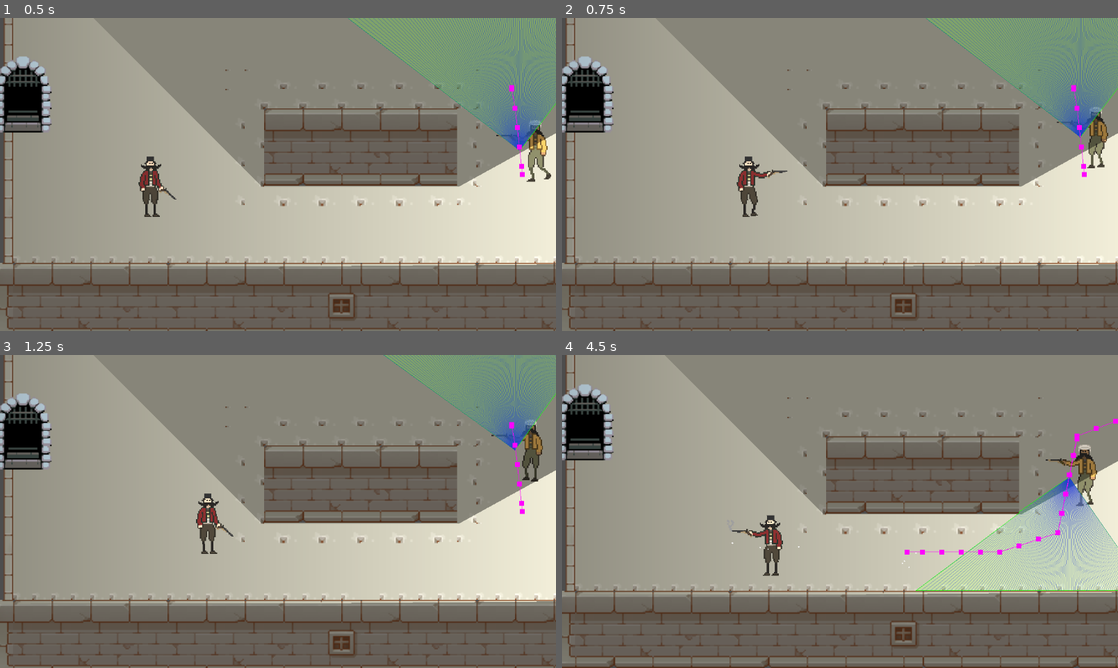
Above: before the commit, frames 1-4 (two rows, left to right).
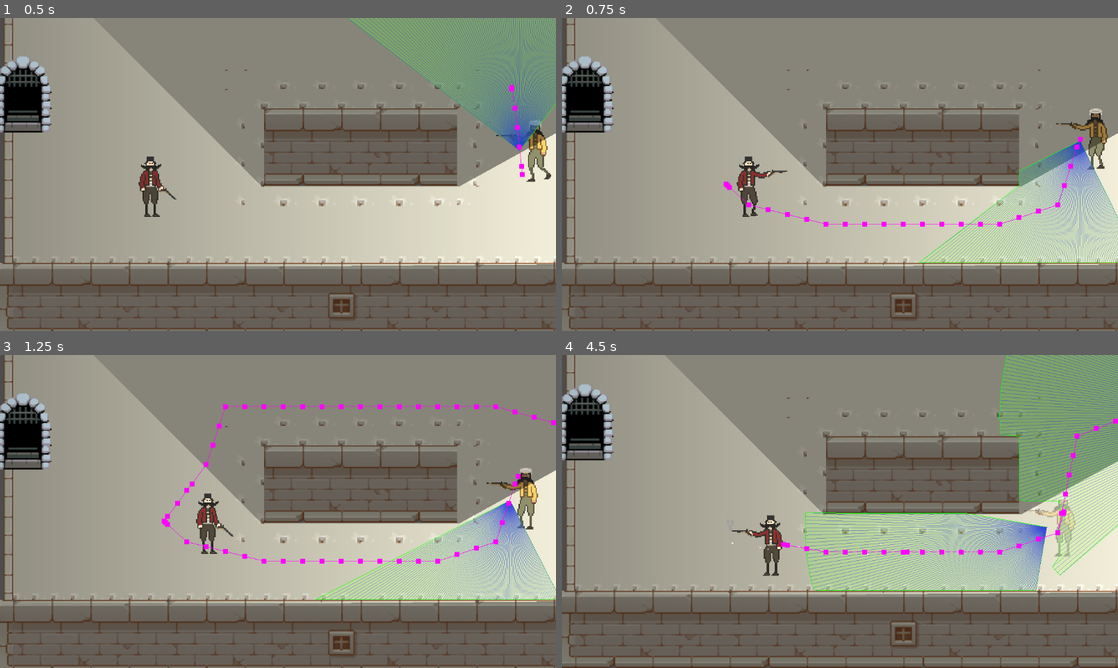
Above: after the commit, the same moments.

Repository: Vikara-Industries/HajdukUprising
Game: Godot game, scene res://scenes/test_level.tscn
The game is run twice, just before and just after one commit, with the same random seed, the same clock (stepped at 60 frames per second) and the same inputs. Sound files missing from this copy of the repository are replaced by a short silence.
Inputs (mouse positions are in pixels of both pictures, inside the frame that each line leads up to):
- Up to frame 1 (0.5 s): no input
- Up to frame 2 (0.75 s): tap Enter at 0.5 s; move the mouse to (962, 158) at 0.52 s; hold D (Right) from 0.53 s (still down); hold Shift (Run) from 0.53 s (still down)
- Up to frame 3 (1.25 s): keep holding D (Right); keep holding Shift (Run)
- Up to frame 4 (4.5 s): move the mouse to (728, 527) at 1.27 s; release D (Right) at 1.28 s; release Shift (Run) at 1.28 s; hold S (Down) 1.28-2.03 s; right-click (728, 527) at 1.35 s; tap Shift (Run) at 1.55, 2.85, 4.35 s; move the mouse to (895, 442) at 2.02 s; hold D (Right) 2.03-2.78 s; hold Shift (Run) 2.03-2.78 s; tap E (Interact) at 2.1 s; move the mouse to (812, 574) at 2.77 s; hold W (Up) 2.78-3.53 s; move the mouse to (1006, 558) at 3.52 s; hold Shift (Run) 3.53-4.28 s; hold A (Left) from 3.53 s (still down); tap Space (Shoot) at 3.6 s; move the mouse to (673, 464) at 4.27 s

Frame 1 is identical in both runs. In frame 2, 13% of the frame differs, in the area x 29-100%, y 0-79%; in frame 3, 11%; in frame 4, 17%, in the area x 39-100%, y 0-76%.

Commit message:
Running npise works

Diff:
--- a/scenes/player.tscn
+++ b/scenes/player.tscn
@@ -32,7 +32,6 @@
 [ext_resource type="Texture2D" uid="uid://qdv4v0axln6f" path="res://sprites/hajduk/Shoot 5.png" id="24_mv1je"]
 [ext_resource type="Texture2D" uid="uid://d4bsleyle0jcq" path="res://sprites/hajduk/Walk 6.png" id="24_rstvc"]
 [ext_resource type="PackedScene" uid="uid://dtu4ayjg1u5f4" path="res://scenes/gun.tscn" id="31_npy5m"]
-[ext_resource type="Texture2D" uid="uid://d3qhtgf37j60o" path="res://sprites/interactables/prompt.png" id="32_1pxfi"]
 [ext_resource type="Script" path="res://scenes/Playersprite.gd" id="32_75s14"]
 [ext_resource type="Script" path="res://scenes/playerSound.gd" id="35_tnfst"]
 [ext_resource type="AudioStream" uid="uid://56dqskisgicn" path="res://sounds/footsteps-boots-101657.mp3" id="36_gn5b1"]
@@ -189,7 +188,6 @@
 visible = false
 position = Vector2(-1, -48)
 scale = Vector2(0.54, 0.54)
-texture = ExtResource("32_1pxfi")
 
 [node name="NavigationAgent2D" type="NavigationAgent2D" parent="."]
 
@@ -206,7 +204,8 @@
 [node name="running" type="AudioStreamPlayer2D" parent="sound"]
 stream = ExtResource("36_gn5b1")
 
-[connection signal="_running" from="." to="sound" method="_on_player__running"]
+[connection signal="started_running" from="." to="sound" method="_on_player_started_running"]
+[connection signal="stopped_running" from="." to="sound" method="_on_player_stopped_running"]
 [connection signal="animation_finished" from="sprite" to="." method="_on_sprite_animation_finished"]
 [connection signal="timeout" from="DeathTimer" to="." method="_on_death_timer_timeout"]
-[connection signal="finished" from="sound/running" to="sound" method="_on_running_finished"]
+[connection signal="finished" from="sound/running" to="sound" method="_on_player_started_running"]
--- a/scenes/playerSound.gd
+++ b/scenes/playerSound.gd
@@ -5,10 +5,10 @@
 
 
 
-func _on_player__running():
+func _on_player_started_running():
 	running.play()
+	get_parent().makeSound()
 
 
-func _on_running_finished():
-	if get_parent().velocity.length() >= 150:
-		running.play()
+func _on_player_stopped_running():
+	running.stop()
--- a/scripts/player.gd
+++ b/scripts/player.gd
@@ -22,8 +22,11 @@
 var running = false
 var running_mod = 1.5
 var running_velocity = SPEED * running_mod
+var previousVelocity = 0
+
 signal interact_pressed
-signal _running
+signal started_running
+signal stopped_running
 
 func try_interact():
 	if(interactIndicator.visible):
@@ -55,13 +58,20 @@
 			velocity = Vector2(directionX, directionY) * SPEED
 			if running:
 				velocity = Vector2(directionX, directionY) * SPEED *running_mod
-
+				velocity = velocity.limit_length(running_velocity)
 		else:
 			velocity.x = move_toward(velocity.x, 0, SPEED)
 			velocity.y = move_toward(velocity.y, 0, SPEED)
 			if Input.is_action_pressed("Aim"):
 				aiming = true
 
+		if velocity.length() != previousVelocity:
+			if velocity.length() >= running_velocity:
+				print(velocity.length())
+				emit_signal("started_running")
+			else:
+				emit_signal("stopped_running")
+			previousVelocity = velocity.length()
 		if Input.is_action_just_pressed("Interact"):
 			try_interact()
 
@@ -108,9 +118,6 @@
 
 func _on_death_timer_timeout():
 	dead = false
-func _unhandled_key_input(event):
-	if event.is_action_pressed("Run"):
-		emit_signal("_running")
 
 func _on_sprite_animation_finished():
 	if shooting:
--- a/soundEntety.tscn
+++ b/soundEntety.tscn
@@ -1,6 +1,7 @@
-[gd_scene load_steps=3 format=3 uid="uid://crtwhmn2lqqg0"]
+[gd_scene load_steps=4 format=3 uid="uid://crtwhmn2lqqg0"]
 
 [ext_resource type="Script" path="res://soundEntety.gd" id="1_sp08o"]
+[ext_resource type="Texture2D" uid="uid://d3qhtgf37j60o" path="res://sprites/interactables/prompt.png" id="2_2ffkt"]
 
 [sub_resource type="RectangleShape2D" id="RectangleShape2D_us40f"]
 size = Vector2(36, 32)
@@ -19,4 +20,11 @@
 one_shot = true
 autostart = true
 
+[node name="Sprite2D" type="Sprite2D" parent="."]
+visible = false
+position = Vector2(5.34058e-07, 0.499999)
+rotation = -3.13498
+scale = Vector2(0.36, 0.34)
+texture = ExtResource("2_2ffkt")
+
 [connection signal="timeout" from="Timer" to="." method="destroySelf"]
Not shown: 1 places in scenes/player.tscn that only renumber resources
Not shown: 1 places in scenes/test_level.tscn that only renumber resources
